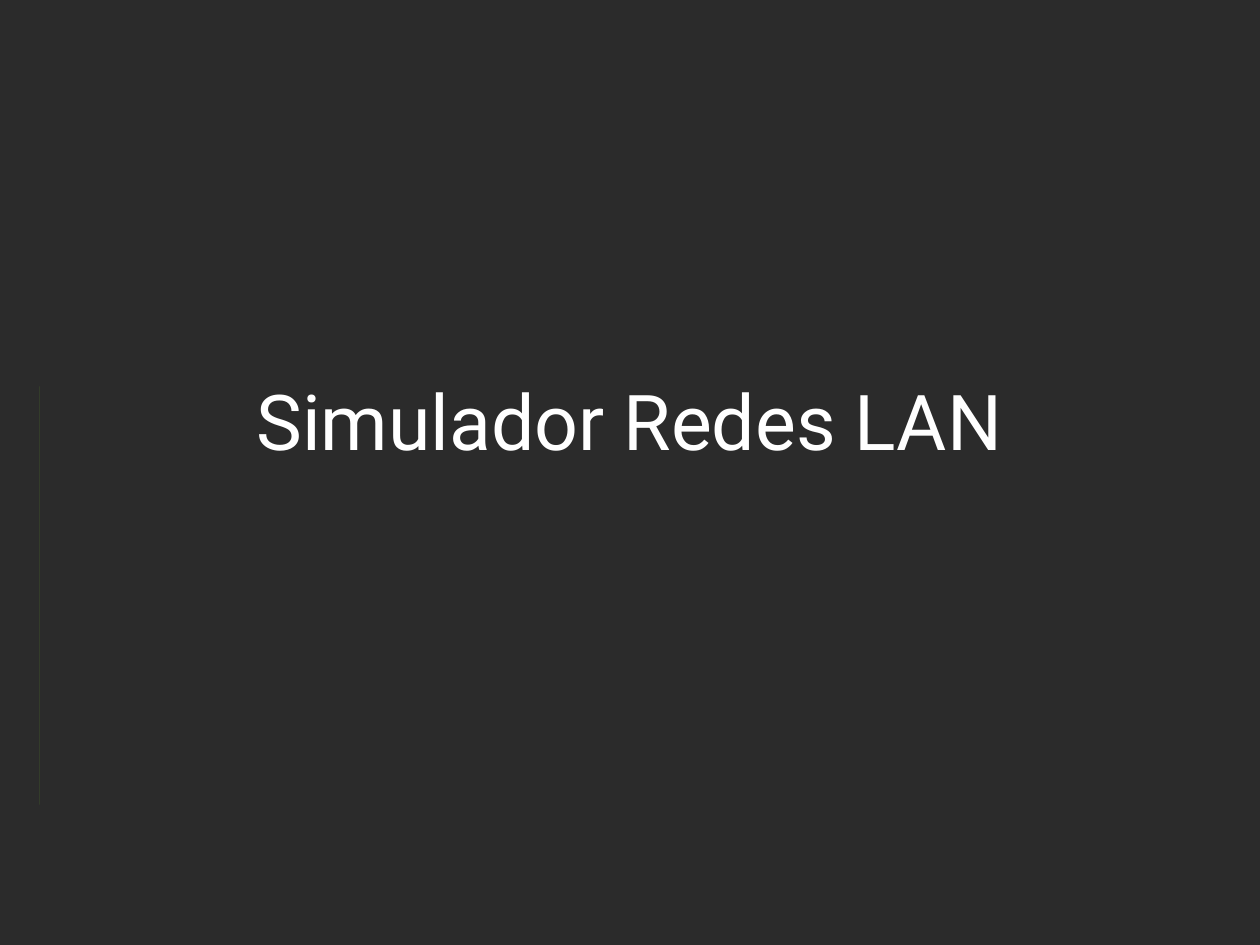
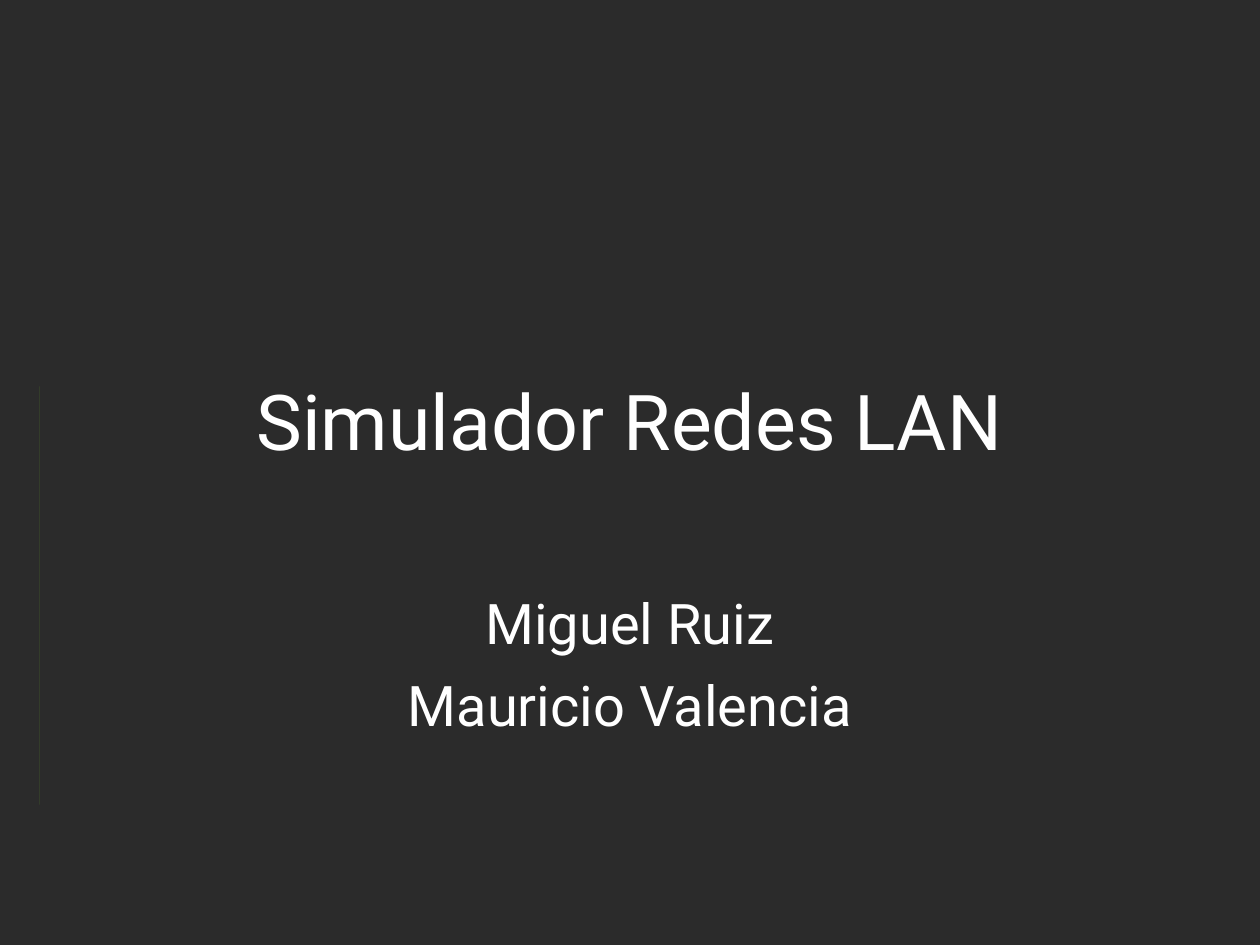
Before and after one commit to Xavinightshade/ipsimulator, a slide deck: slide 1 of Presentacion.ppt. Drawn at 1260x945 pixels with LibreOffice and Linux fonts; fonts in the diff are those of the drawing; background and template pictures are left out; a plain dark background stands for a picture behind light text. Boxes give left, top, right and bottom in pixels: in the first picture for what was removed or moved away, otherwise in the second. Text is boxed around its words. In the diff, an @@ line names an element or a change of style, - is before the commit and + after.

```diff
--- a/Presentacion.ppt
+++ b/Presentacion.ppt
@@ subtitle added at (408,602,851,727), 32 pt, text #FFFFFF @@
+Miguel Ruiz
+Mauricio Valencia
```
